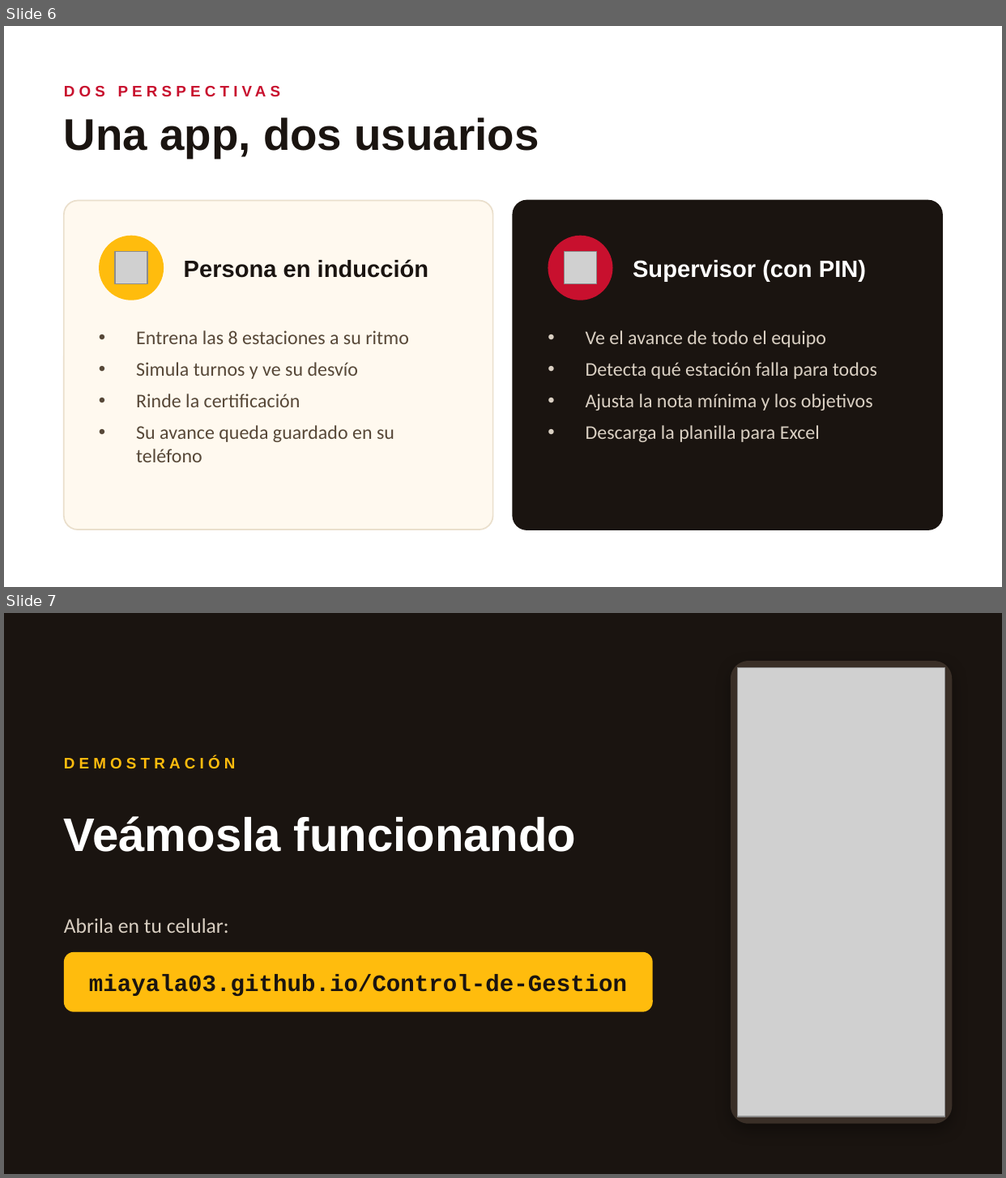
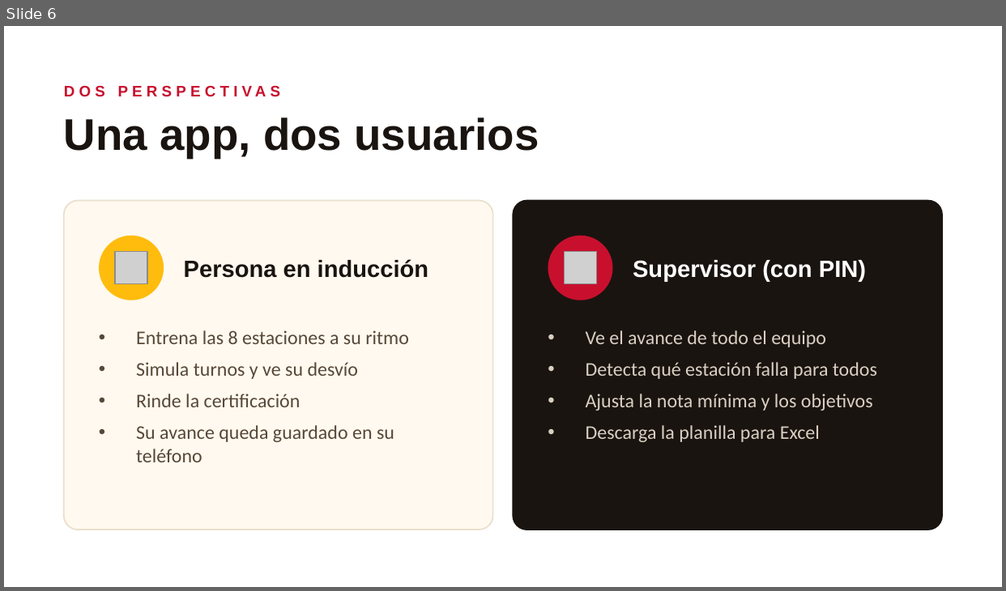
Before and after one commit to miayala03/Control-de-Gestion, a slide deck: presentacion/Presentacion-Induccion.pptx. Shown one above the other, each under a label of ours: slides 6 and 7 before the commit, slide 6 after it. The pictures are 1006x1178 and 1006x591 pixels, drawn with LibreOffice and Linux fonts; fonts in the diff are those of the drawing; grey boxes stand for pictures. Boxes give left, top, right and bottom in pixels: in the first picture for what was removed or moved away, otherwise in the second. Text is boxed around its words. In the diff, an @@ line names an element or a change of style, - is before the commit and + after.

```diff
--- a/presentacion/Presentacion-Induccion.pptx
+++ b/presentacion/Presentacion-Induccion.pptx
@@ slide 7 removed at [4,613,1002,1174], background #1A1410 @@
@@ rounded rectangle removed at [731,661,952,1124] @@
@@ picture removed at [738,668,945,1117] @@
@@ text removed at [64,756,236,769] @@
-DEMOSTRACIÓN
@@ text removed at [64,816,576,852] @@
-Veámosla funcionando
@@ text removed at [64,918,229,933] @@
-Abrila en tu celular:
@@ rounded rectangle removed at [64,952,653,1012] @@
@@ text removed at [89,974,627,996] @@
-miayala03.github.io/Control-de-Gestion
```
Also in this commit, not shown: 1 slide added.
